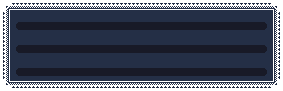
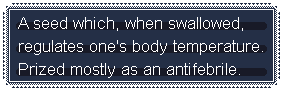
Two versions of the same layered image (283×91). Layer-by-layer changes:
added layer "EN" above "JP" over (18, 17, 263, 78)
